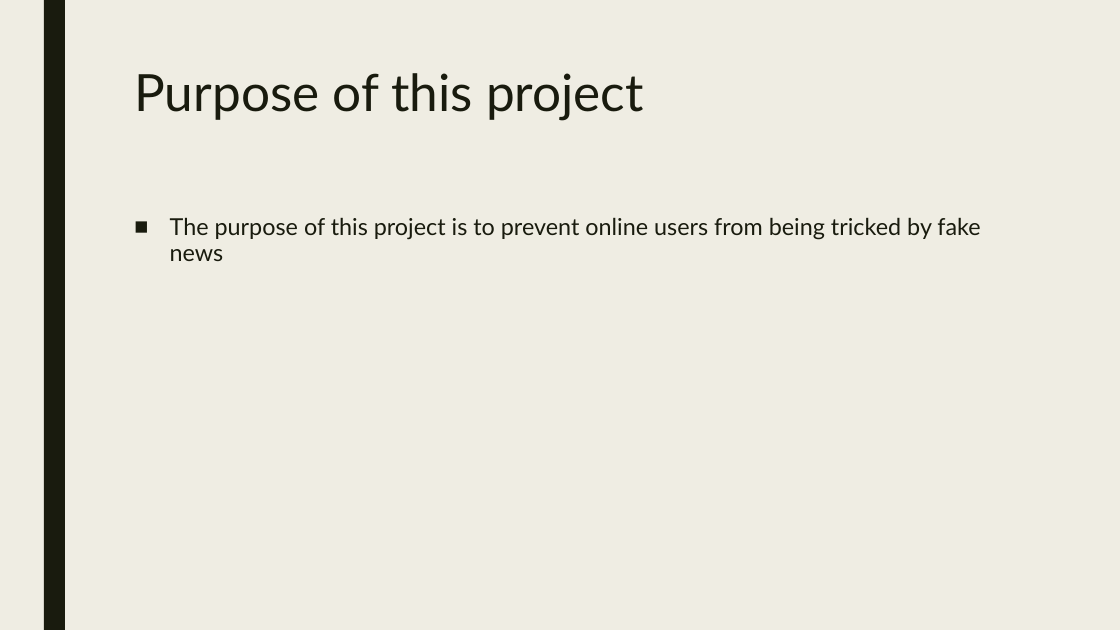
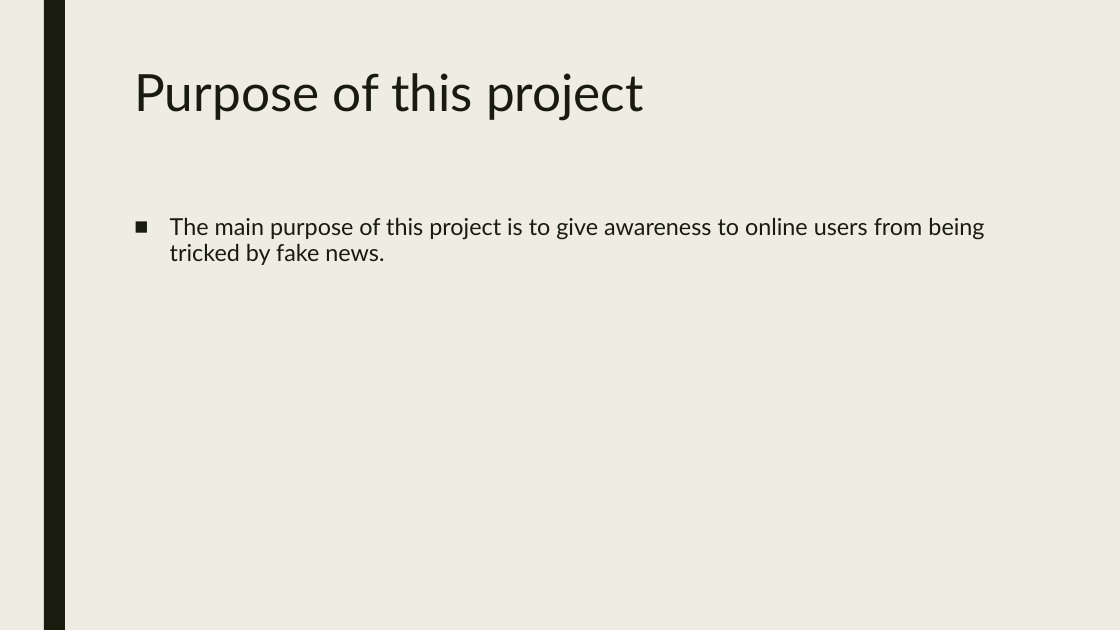
Before and after one commit to seans888/RoaD2R, a slide deck: slide 3 of Identifying fake news in facebook.pptx. Drawn at 1120x630 pixels with LibreOffice and Linux fonts; fonts in the diff are those of the drawing. Boxes give left, top, right and bottom in pixels: in the first picture for what was removed or moved away, otherwise in the second. Text is boxed around its words. In the diff, an @@ line names an element or a change of style, - is before the commit and + after.

```diff
--- a/Identifying fake news in facebook.pptx
+++ b/Identifying fake news in facebook.pptx
@@ text at (170,217,984,265): text changed @@
-■ The purpose of this project is to prevent online users from being tricked by fake news
+■ The main purpose of this project is to give awareness to online users from being tricked by fake news.
```
Also in this commit, not shown: 6 other slides changed, 1 slide added, 22 slides removed, 2 other files.
